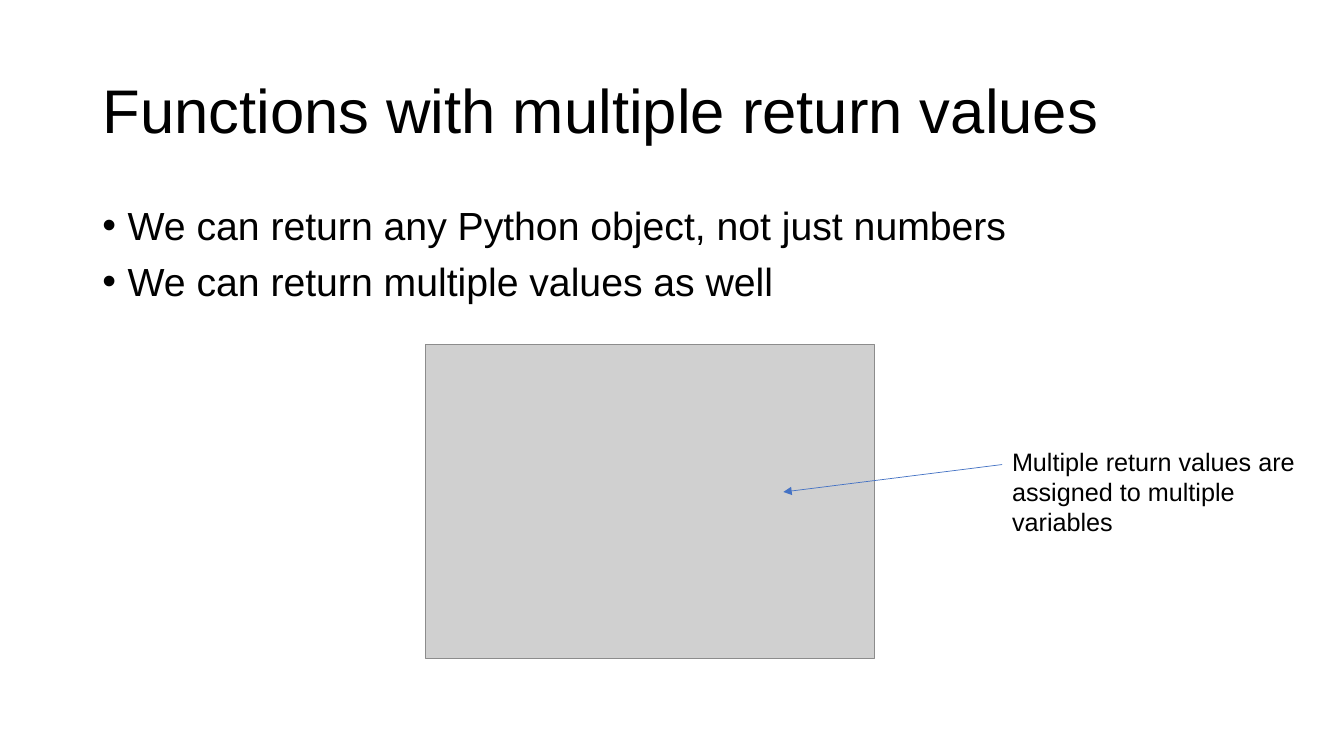
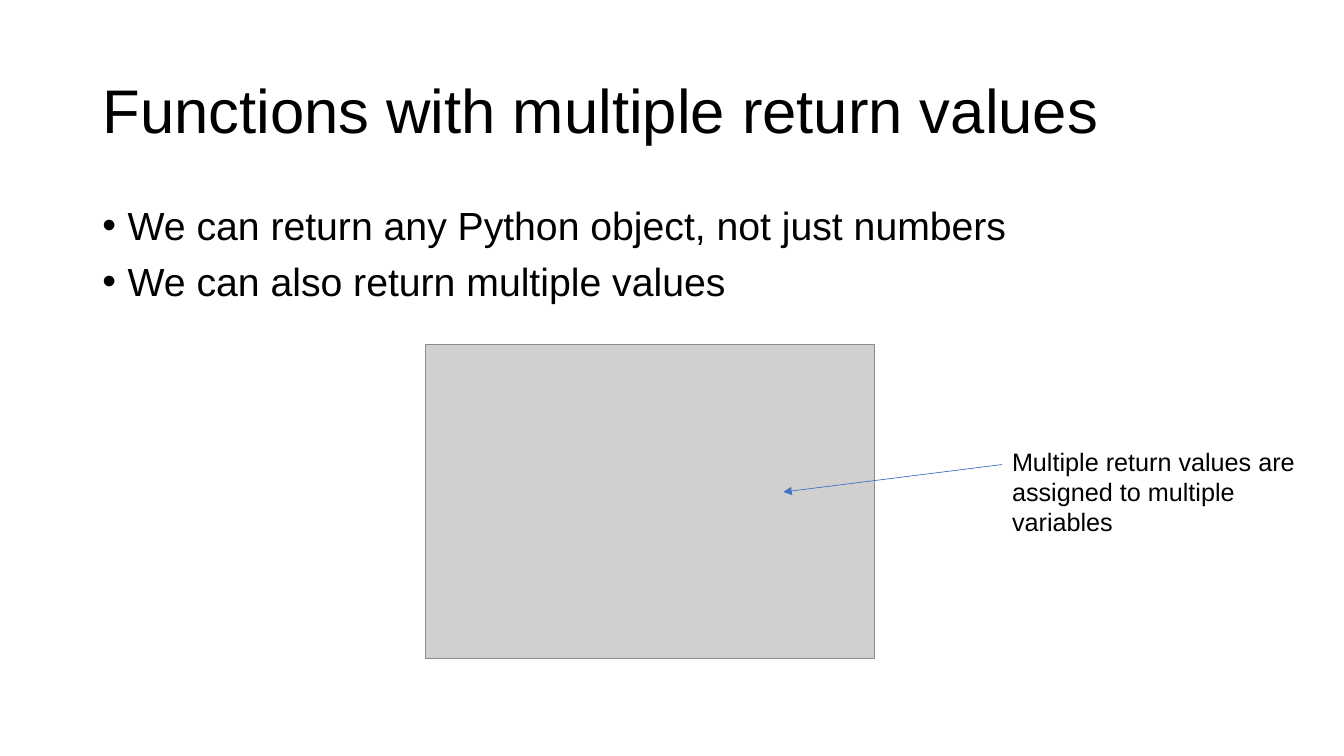
Before and after one commit to parrt/msds501, a slide deck: slide 13 of slides/functions.pptx (slide 11 before the commit). Drawn at 1344x756 pixels with LibreOffice and Linux fonts; fonts in the diff are those of the drawing; grey boxes stand for pictures; background and template pictures are left out. Boxes give left, top, right and bottom in pixels: in the first picture for what was removed or moved away, otherwise in the second. Text is boxed around its words. In the diff, an @@ line names an element or a change of style, - is before the commit and + after.

```diff
--- a/slides/functions.pptx
+++ b/slides/functions.pptx
@@ text at (128, 267, 725, 304): text changed @@
-• We can return multiple values as well
+• We can also return multiple values
```
Also in this commit, not shown: 10 other slides changed, 8 slides added, 4 other files.
